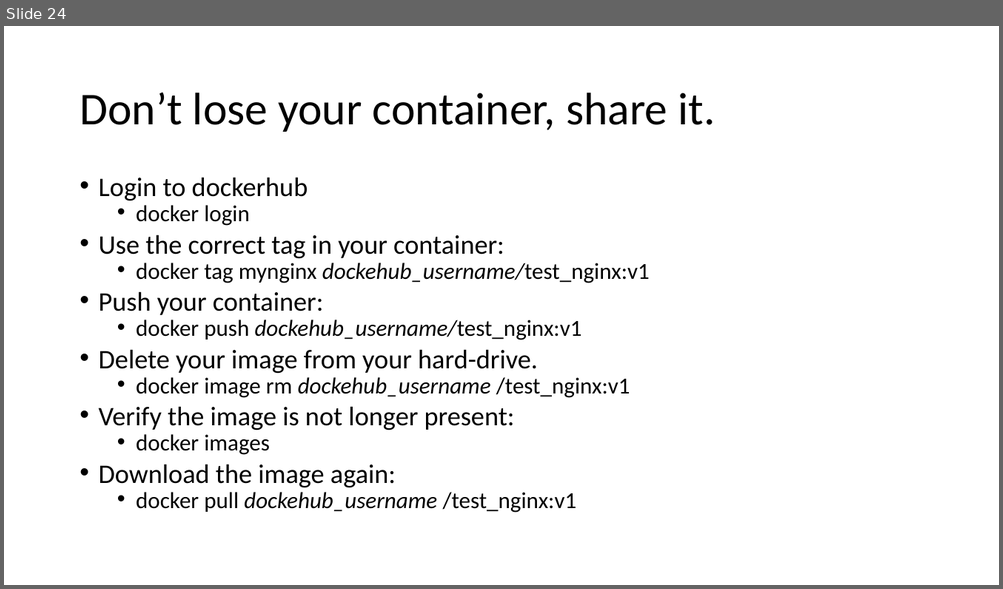
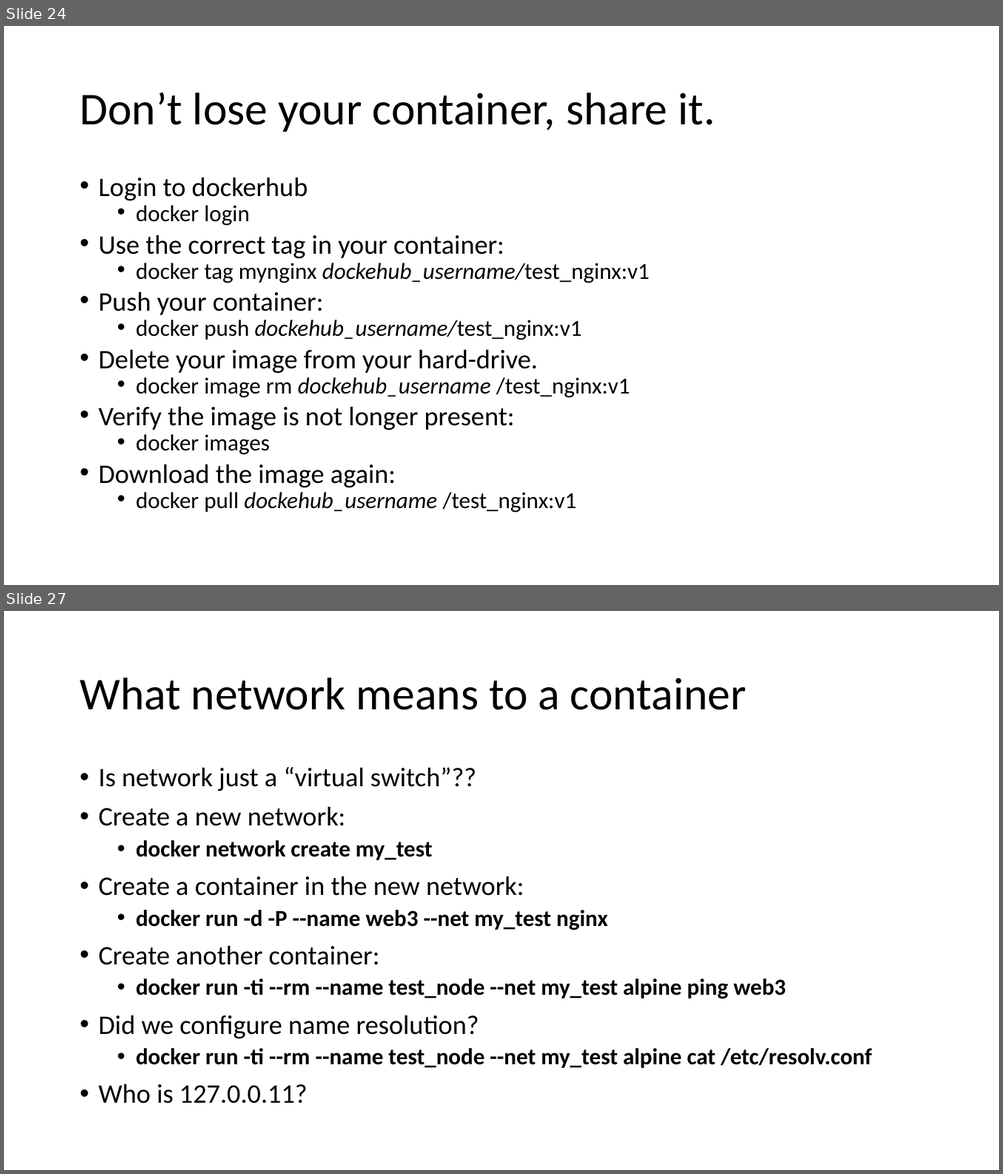
Before and after one commit to rogerscuall/docker-presentation, a slide deck: Docker presentation.pptx. Shown one above the other, each under a label of ours: slide 24 before the commit, slides 24 and 27 after it; the slides between them are not shown. The pictures are 1003x589 and 1003x1174 pixels, drawn with LibreOffice and Linux fonts; fonts in the diff are those of the drawing. Boxes give left, top, right and bottom in pixels: in the first picture for what was removed or moved away, otherwise in the second. Text is boxed around its words. In the diff, an @@ line names an element or a change of style, - is before the commit and + after.

Commit message:
adding network and starting with storage. Volumes are ready binds are not.

```diff
--- a/Docker presentation.pptx
+++ b/Docker presentation.pptx
@@ slide 27 added at (4, 611, 999, 1170), background #FFFFFF @@
@@ title added at (79, 678, 746, 710), 44 pt, text #000000 @@
+What network means to a container
@@ text added at (99, 767, 871, 1104), 22.2 pt, text #000000, bold @@
+• Is network just a “virtual switch”??
+• Create a new network:
+  • docker network create my_test
+• Create a container in the new network:
+  • docker run -d -P --name web3 --net my_test nginx
+• Create another container:
+  • docker run -ti --rm --name test_node --net my_test alpine ping web3
+• Did we configure name resolution?
+  • docker run -ti --rm --name test_node --net my_test alpine cat /etc/resolv.conf
+• Who is 127.0.0.11?
```
Also in this commit, not shown: 6 other slides added, 1 slide removed, 3 other files.
